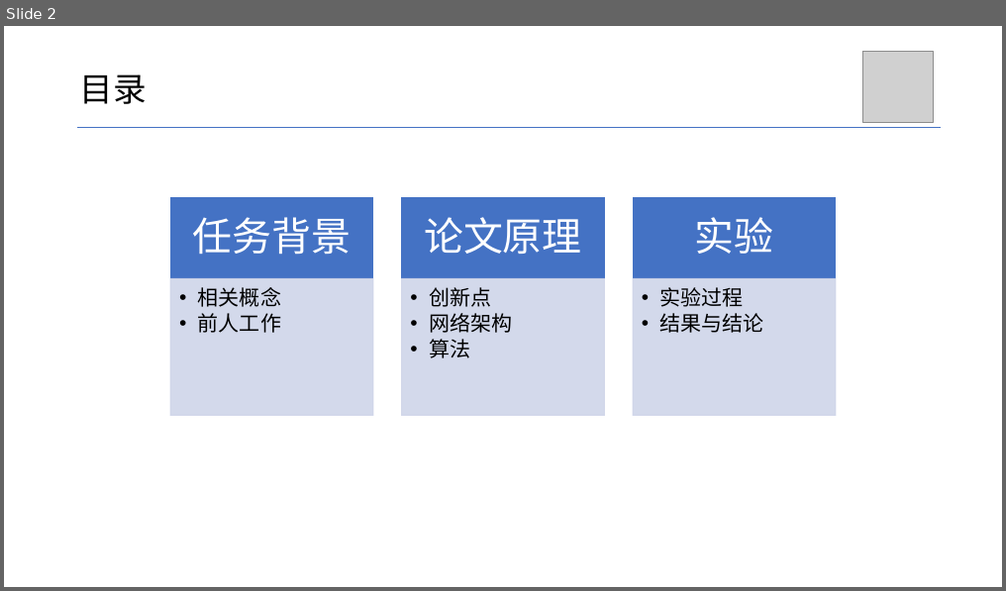
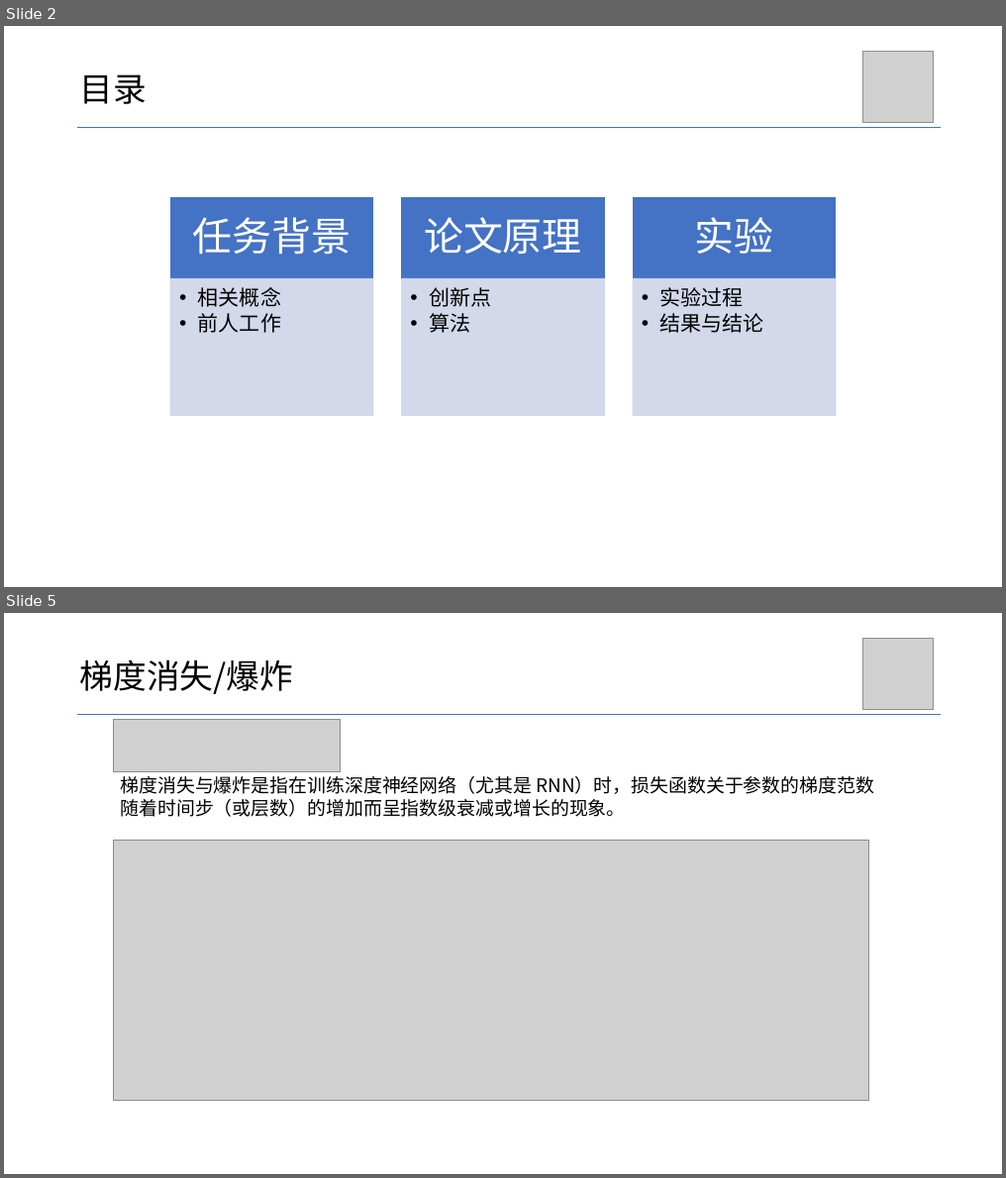
Before and after one commit to Grimm114514/cv-homework, a slide deck: 文献阅读/张宗桪-.pptx. Shown one above the other, each under a label of ours: slide 2 before the commit, slides 2 and 5 after it; the slides between them are not shown. The pictures are 1006x591 and 1006x1178 pixels, drawn with LibreOffice and Linux fonts; fonts in the diff are those of the drawing; grey boxes stand for pictures. Boxes give left, top, right and bottom in pixels: in the first picture for what was removed or moved away, otherwise in the second. Text is boxed around its words. In the diff, an @@ line names an element or a change of style, - is before the commit and + after.

```diff
--- a/文献阅读/张宗桪-.pptx
+++ b/文献阅读/张宗桪-.pptx
@@ slide 5 added at (4, 613, 1002, 1174), background #FFFFFF @@
@@ picture added at (862, 639, 934, 710) @@
@@ title added at (80, 660, 293, 694), 32 pt, text #000000 @@
+梯度消失/爆炸
@@ line added from (77, 714) to (941, 714), #4472C4 0.5 pt @@
@@ picture added at (113, 719, 341, 772) @@
@@ text added at (120, 776, 874, 817), 18 pt, text #000000 @@
+梯度消失与爆炸是指在训练深度神经网络（尤其是 RNN）时，损失函数关于参数的梯度范数随着时间步（或层数）的增加而呈指数级衰减或增长的现象。
@@ picture added at (113, 840, 869, 1100) @@
@@ slide 2 changed as well @@
@@ text at (429, 313, 512, 333): paragraph removed @@
-  • 网络架构
```
Also in this commit, not shown: 1 other slide changed, 14 other slides added, 1 slide removed, 17 other files.
